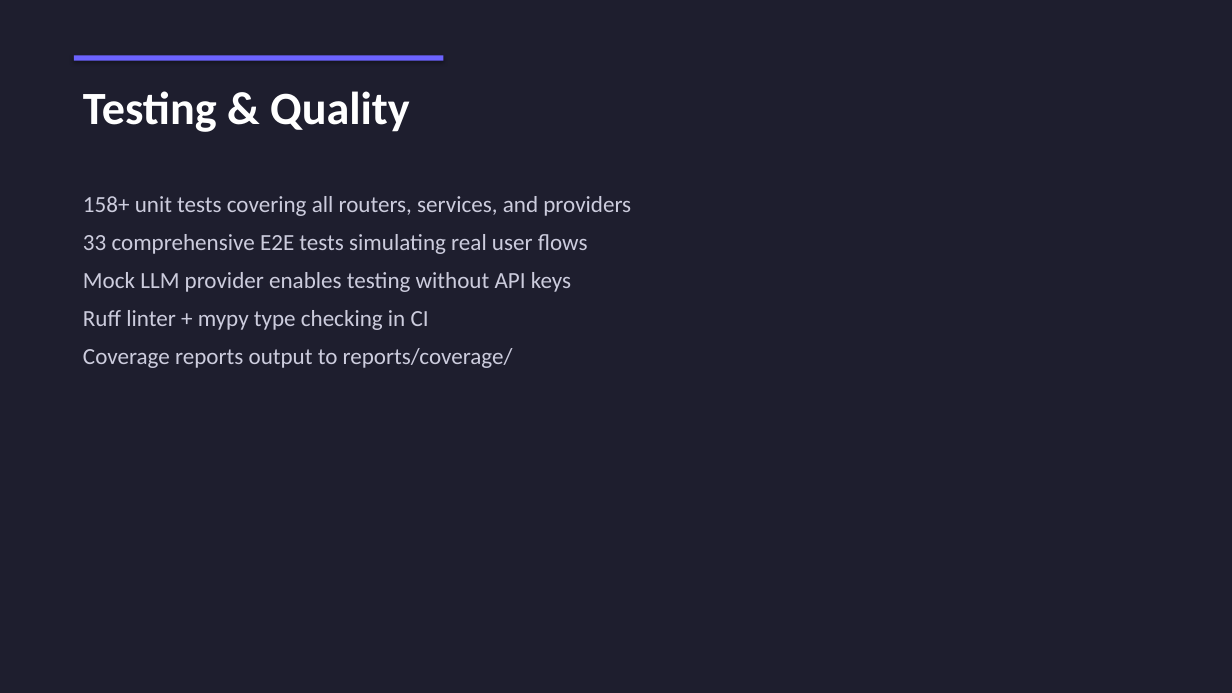
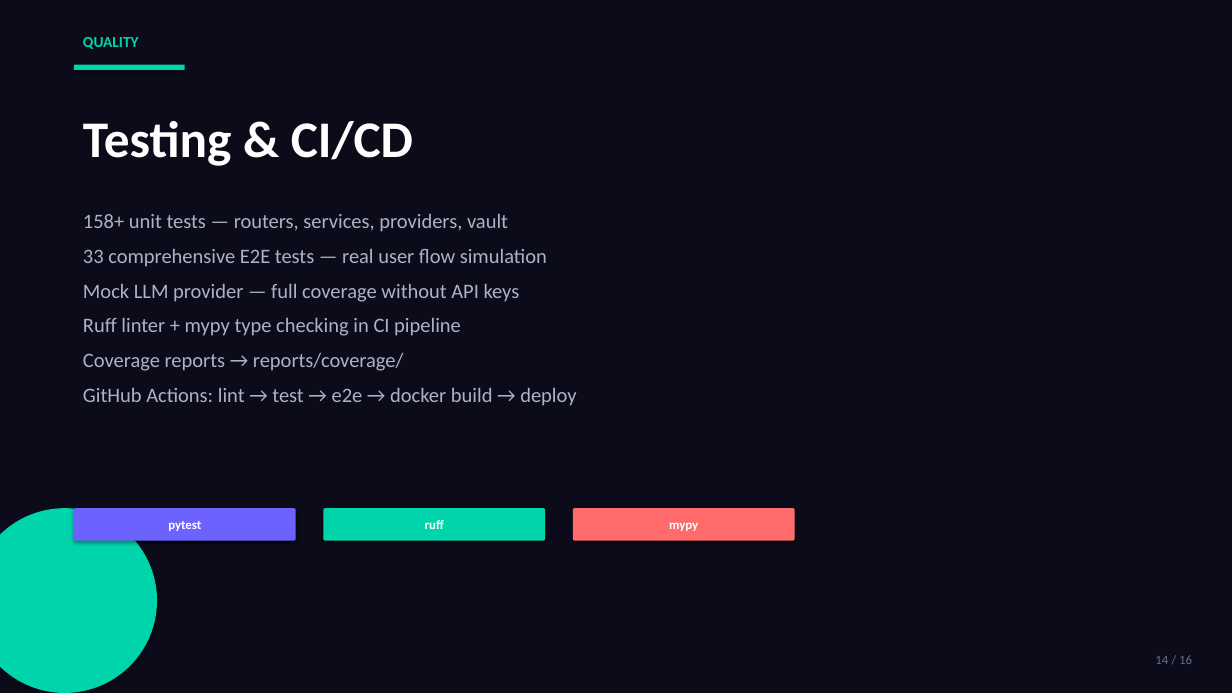
Before and after one commit to ShubhamRSY/voice-agents, a slide deck: slide 14 of Nexus_Overview.pptx (slide 13 before the commit). Drawn at 1232x693 pixels with LibreOffice and Linux fonts; fonts in the diff are those of the drawing. Boxes give left, top, right and bottom in pixels: in the first picture for what was removed or moved away, otherwise in the second. Text is boxed around its words. In the diff, an @@ line names an element or a change of style, - is before the commit and + after.

Commit message:
Modernize Nexus PPT with contemporary dark design

```diff
--- a/Nexus_Overview.pptx
+++ b/Nexus_Overview.pptx
@@ background #1E1E2E to #0B0B1A @@
@@ rectangle removed at <box>74,55,444,61</box> @@
@@ text at <box>83,37,139,49</box>: text changed; size 36 to 12 pt; text colour #FFFFFF to #00D4AA @@
-Testing & Quality
+QUALITY
@@ rectangle added at <box>74,65,185,70</box>, fill #00D4AA @@
@@ text added at <box>83,121,413,166</box>, 40 pt, text #FFFFFF, bold @@
+Testing & CI/CD
@@ text at <box>83,213,576,406</box>: text changed; size 18 to 16 pt; text colour #CCCCDD to #B0B0C8 @@
-158+ unit tests covering all routers, services, and providers
-33 comprehensive E2E tests simulating real user flows
-Mock LLM provider enables testing without API keys
-Ruff linter + mypy type checking in CI
-Coverage reports output to reports/coverage/
+158+ unit tests — routers, services, providers, vault
+33 comprehensive E2E tests — real user flow simulation
+Mock LLM provider — full coverage without API keys
+Ruff linter + mypy type checking in CI pipeline
+Coverage reports → reports/coverage/
+GitHub Actions: lint → test → e2e → docker build → deploy
@@ ellipse added at <box>0,508,157,693</box>, fill #00D4AA @@
@@ rounded rectangle added at <box>74,508,296,541</box>, fill #6C63FF, 10 pt, text #FFFFFF, bold @@
+pytest
@@ rounded rectangle added at <box>323,508,545,541</box>, fill #00D4AA, 10 pt, text #FFFFFF, bold @@
+ruff
@@ rounded rectangle added at <box>573,508,795,541</box>, fill #FF6B6B, 10 pt, text #FFFFFF, bold @@
+mypy
@@ text added at <box>1155,655,1192,664</box>, 10 pt, text #6B6B8A @@
+14 / 16
```
Also in this commit, not shown: 12 other slides changed, 3 slides added, 1 slide removed, 1 other file.
